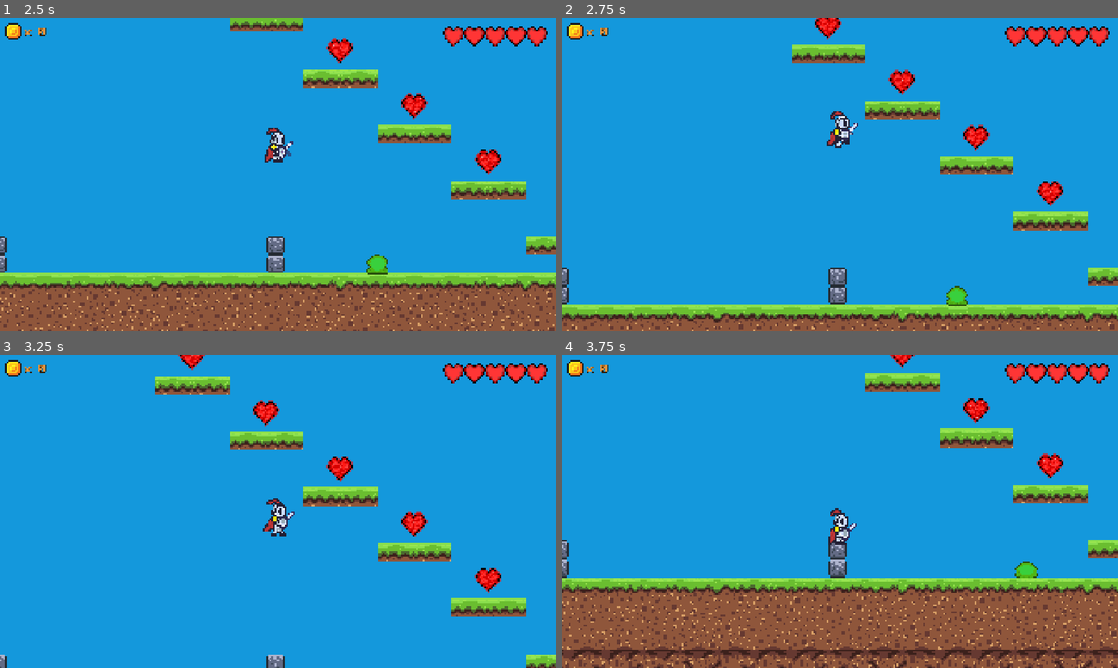
Above: before the commit, frames 1-4 (two rows, left to right).
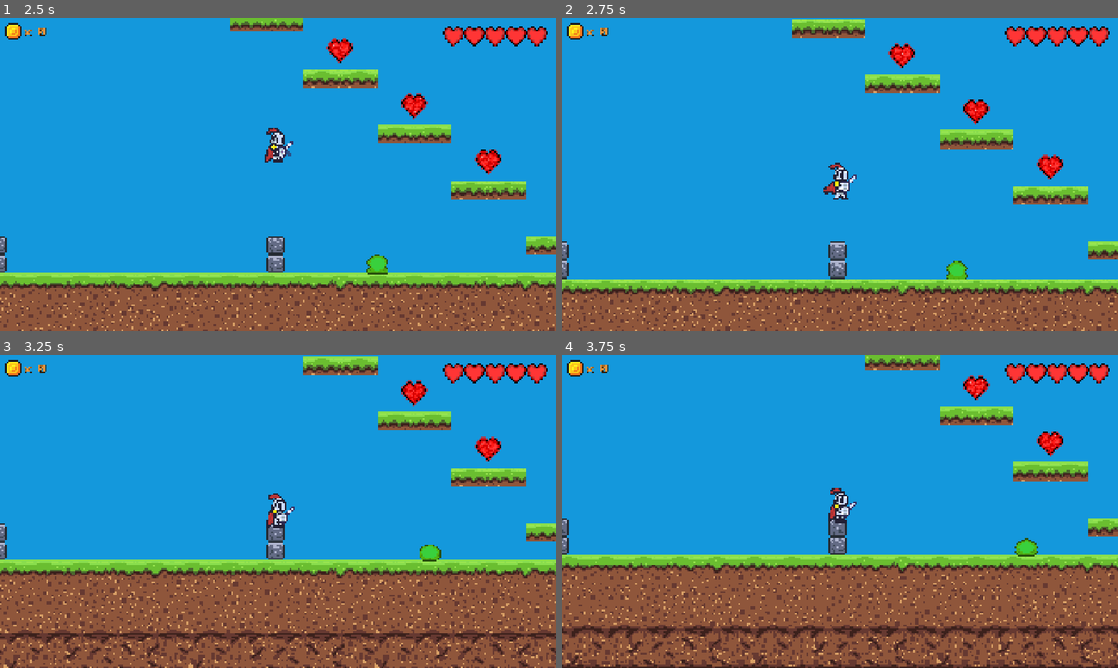
Above: after the commit, the same moments.

Repository: MarcusFDev/2d-action-rpg
Game: Godot game, scene res://scenes/ui/main_menu.tscn
The game is run twice, just before and just after one commit, with the same random seed, the same clock (stepped at 60 frames per second) and the same inputs. The engine's default icon, where the game draws it, is replaced by a stand-in: a white triangle on a blue panel in a dark square.
Inputs (mouse positions are in pixels of both pictures, inside the frame that each line leads up to):
- Up to frame 1 (2.5 s): click "Play" at 0.5 s; click "Developer Playground" at 1.25 s; tap Enter at 2 s; move the mouse to (400, 158) at 2.02 s; hold Up (ui_up) from 2.03 s (still down); tap Space (jump) at 2.1, 2.27 s; click (400, 158) at 2.17 s
- Up to frame 2 (2.75 s): keep holding Up (ui_up); tap Space (jump) at 2.57 s
- Up to frame 3 (3.25 s): release Up (ui_up) at 2.75 s; drag from (166, 527) to (411, 477) at 2.77 s
- Up to frame 4 (3.75 s): move the mouse to (895, 442) at 3.52 s; hold A (move_left) from 3.53 s (still down); tap O at 3.6 s

Frame 1 is identical in both runs. In frame 2, 23% of the frame differs, in the area x 0-100%, y 0-100%; in frame 3, 43%; in frame 4, 30%.

Commit message:
Add: Toggleable recharge time to multi-jump & fixes.

Diff:
--- a/game/scripts/components/jump_component.gd
+++ b/game/scripts/components/jump_component.gd
@@ -1,8 +1,11 @@
 class_name JumpComponent
 extends Node
 
-## Assign the parent entity to the component.
+## Assign the parent entity path to the component.
 @export var actor_path: NodePath
+## Assign the  [code]GroundCheckComponent[/code]  path to the component.[br]
+## [b]Note:[/b] This is important as some settings require ground contact information to work correctly.
+@export var ground_check_path: NodePath
 ## Enables debug messages in the output terminal. [br]
 ## [b]Note:[/b] Useful for development and troubleshooting.
 @export var enable_debug: bool = false
@@ -25,9 +28,11 @@
 @export_group("Enable Multi-Jump", "export_")
 @export_custom(PROPERTY_HINT_GROUP_ENABLE, "") var export_enable_multi_jump: bool = false
 @export_range(0, 5, 1, "suffix:Extra Jumps") var export_jump_count: int = 0
+@export_range(0.0, 10.0, 0.1, "or_greater", "suffix:s") var export_recharge_time: float = 0
 
 # Script Variables
 var actor: Node
+var ground_check: Node = null
 var gravity: float
 var initial_velocity: float
 var is_jumping: bool = false
@@ -36,23 +41,55 @@
 var horizontal_velocity: float = 0.0
 var is_active: bool = true
 var cooldown_timer: float = 0.0
-var jumps_remaining: int = 0
+var recharge_timer: float = 0.0
+var is_recharging: bool = false
+var base_jumps: int = 1
+var extra_jumps: int = export_jump_count
 
 func _ready() -> void:
 	actor = get_node_or_null(actor_path)
+	ground_check = get_node_or_null(ground_check_path)
 	reset_jump_counter()
+
+func is_grounded() -> bool:
+	if ground_check:
+		return ground_check.is_grounded
+	return false
 
 # -------------------------
 #  TIMER + COOLDOWN
 # -------------------------
 func update_timer(delta: float) -> void:
 	if not is_active:
-		cooldown_timer -= delta
-		if cooldown_timer <= 0.0:
-			is_active = true
-			cooldown_timer = 0.0
-			if enable_debug:
-				print(actor.name, " jump cooldown complete.")
+		if is_grounded():
+			cooldown_timer -= delta
+			if cooldown_timer <= 0.0:
+				is_active = true
+				cooldown_timer = 0.0
+				if enable_debug:
+					print(actor.name, " jump cooldown complete.")
+
+	if is_recharging:
+		recharge_timer -= delta
+		if recharge_timer <= 0.0:
+			is_recharging = false
+			export_enable_multi_jump = true
+			if is_grounded():
+				reset_jump_counter()
+				if enable_debug:
+					print(actor.name, " multi-jump recharged and available again.")
+			else:
+				if enable_debug:
+					print(actor.name, " multi-jump recharge finished but still mid-air. Will reset on landing.")
+
+
+func start_recharge() -> void:
+	if export_recharge_time > 0:
+		is_recharging = true
+		recharge_timer = export_recharge_time
+		export_enable_multi_jump = false
+		if enable_debug:
+				print(actor.name, " started multi-jump recharge (", export_recharge_time, "s)")
 
 func start_cooldown() -> void:
 	is_active = false
@@ -95,11 +132,15 @@
 	has_target = false
 	calculate_gravity()
 	actor.velocity.y = initial_velocity
+
+	var was_extra_jump: int = extra_jumps > 0
 	consume_jump()
-	if export_enable_jump_cooldown:
+
+	if export_enable_jump_cooldown and not was_extra_jump:
 		start_cooldown()
-	if enable_debug:
-		print(actor.name, " started jump. Jumps remaining: ", jumps_remaining)
+
+	if enable_debug:
+		print(actor.name, " started jump. Base Jumps remaining: ", base_jumps, " Extra Jumps remaining: ", extra_jumps)
 
 func jump_to(target: Vector2) -> void:
 	if not can_jump():
@@ -116,7 +157,11 @@
 	var total_time : float = jump_time * 2.0
 	horizontal_velocity = displacement.x / total_time
 	actor.velocity = Vector2(horizontal_velocity, initial_velocity)
-	consume_jump()
+
+	var was_extra_jump: int = extra_jumps > 0
+
+	if export_enable_jump_cooldown and not was_extra_jump:
+		consume_jump()
 	if export_enable_jump_cooldown:
 		start_cooldown()
 
@@ -134,16 +179,26 @@
 func can_jump() -> bool:
 	if not is_active:
 		return false
-	return jumps_remaining > 0
+	return base_jumps > 0 or extra_jumps > 0
 
 func consume_jump() -> void:
-	if jumps_remaining > 0:
-		jumps_remaining -= 1
+	if extra_jumps > 0:
+		extra_jumps -= 1
+		if extra_jumps == 0 and export_enable_multi_jump and export_recharge_time > 0:
+			start_recharge()
+	elif base_jumps > 0:
+		base_jumps -= 1
 
 func reset_jump_counter() -> void:
+	if is_recharging and export_enable_multi_jump:
+		return
+	base_jumps = 1
 	if export_enable_multi_jump:
-		jumps_remaining = 1 + export_jump_count
+		if is_grounded():
+			extra_jumps = export_jump_count
+		else:
+			extra_jumps = 0
 	else:
-		jumps_remaining = 1
-	if enable_debug:
-		print(actor.name, " jump counter reset -> ", jumps_remaining, " jumps available.")
+		extra_jumps = 0
+	if enable_debug:
+		print(actor.name, " jump counter reset -> Base Jumps: ", base_jumps, " Extra Jumps: ", extra_jumps)
